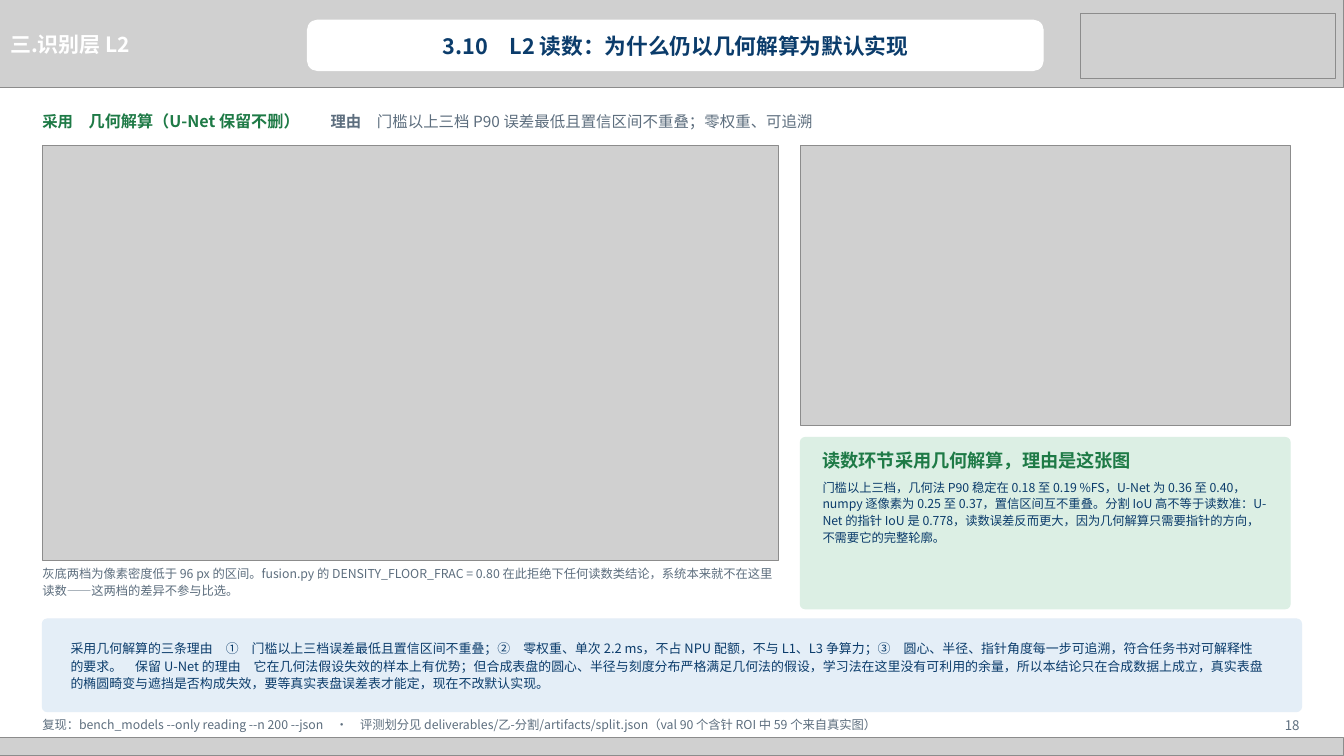
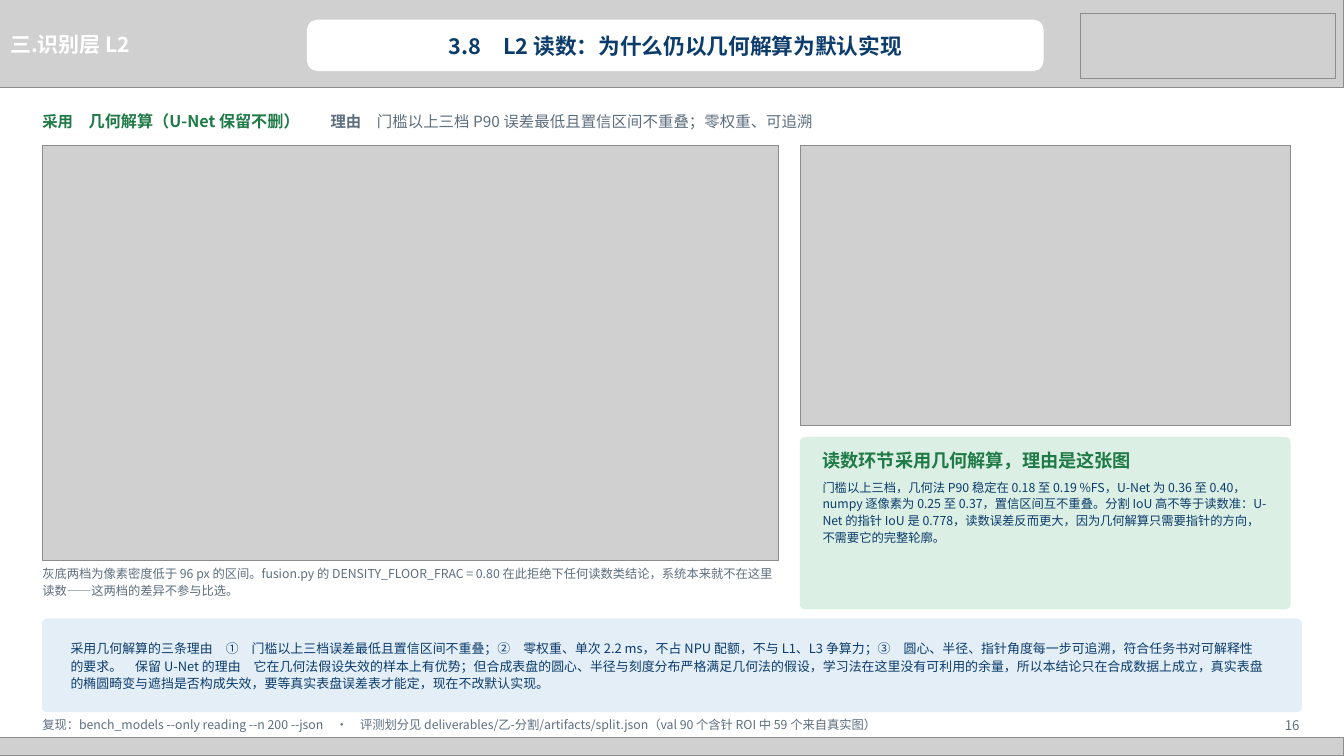
Before and after one commit to heizitalk666/2026summer, a slide deck: slide 16 of deliverables/中期答辩.pptx (slide 18 before the commit). Drawn at 1344x756 pixels with LibreOffice and Linux fonts; fonts in the diff are those of the drawing; grey boxes stand for pictures. Boxes give left, top, right and bottom in pixels: in the first picture for what was removed or moved away, otherwise in the second. Text is boxed around its words. In the diff, an @@ line names an element or a change of style, - is before the commit and + after.

```diff
--- a/deliverables/中期答辩.pptx
+++ b/deliverables/中期答辩.pptx
@@ text at [449,35,901,56]: text changed @@
-3.10 L2 读数：为什么仍以几何解算为默认实现
+3.8 L2 读数：为什么仍以几何解算为默认实现
@@ text at [1285,720,1300,730]: text changed @@
-18
+16
```
Also in this commit, not shown: 16 other slides changed, 2 slides removed, 4 other files.
